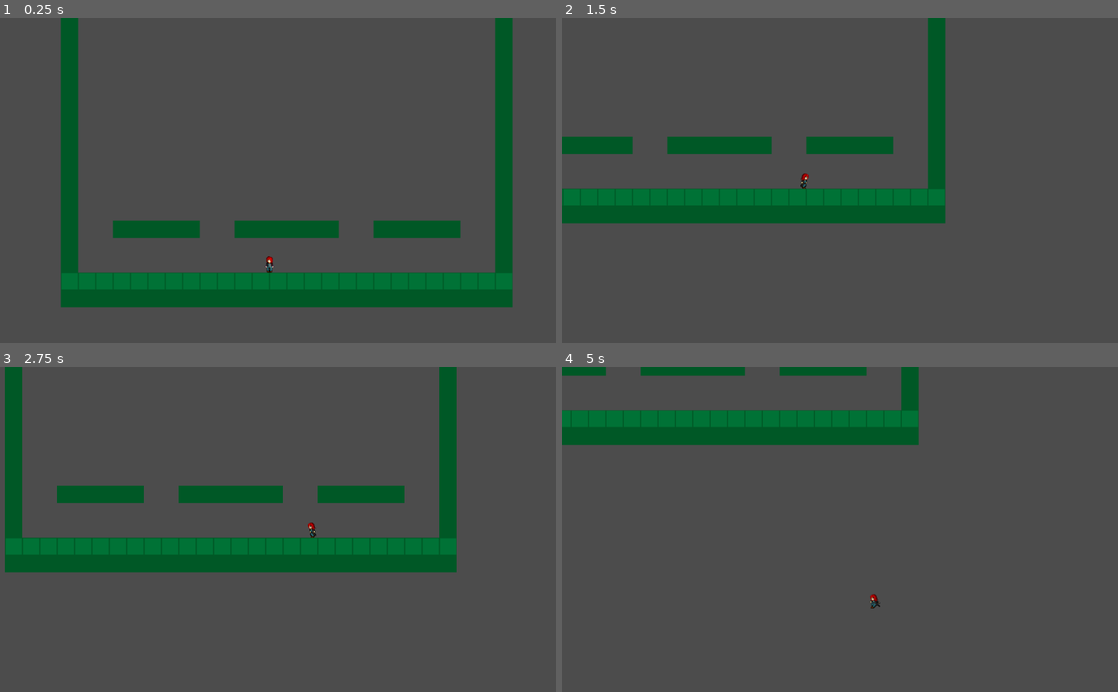
Above: before the commit, frames 1-4 (two rows, left to right).
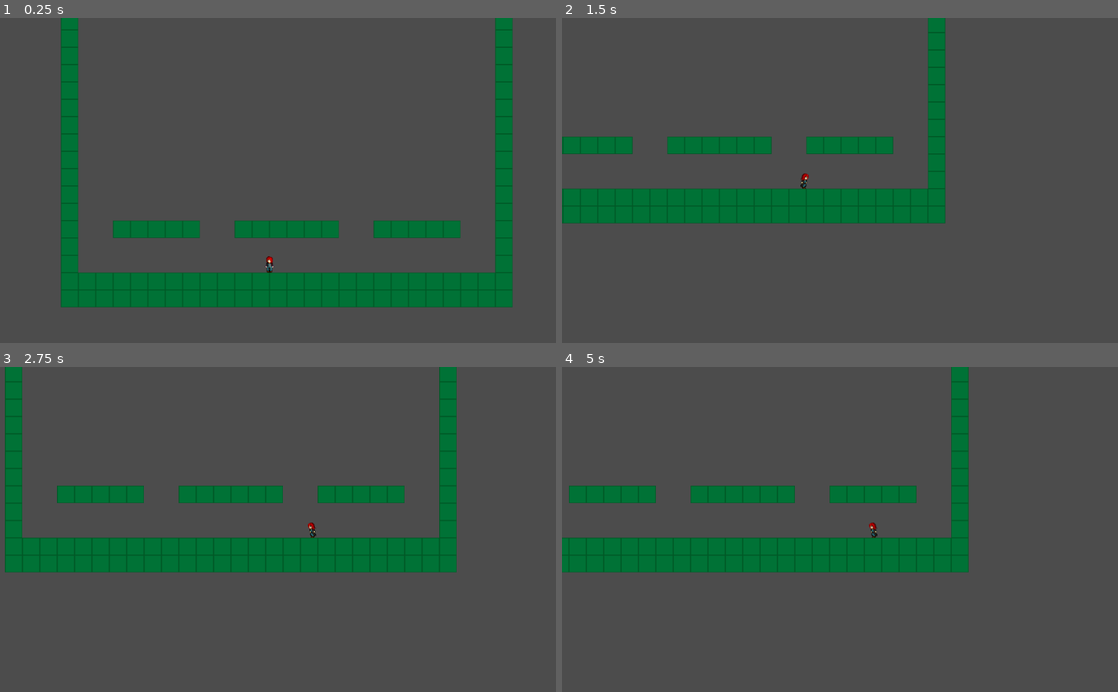
Above: after the commit, the same moments.

Repository: Jantho1990/ld44-janus
Game: Godot game, scene res://screens/MainGame.tscn
The game is run twice, just before and just after one commit, with the same random seed, the same clock (stepped at 60 frames per second) and the same inputs.
Inputs:
- Up to frame 1 (0.25 s): no input
- Up to frame 2 (1.5 s): tap Enter (ui_accept) at 0.5, 0.77 s; hold Right (ui_right) from 0.53 s (still down)
- Up to frame 3 (2.75 s): tap Enter (ui_accept) at 1.52 s; release Right (ui_right) at 2.03 s; hold Left (ui_left) from 2.03 s (still down)
- Up to frame 4 (5 s): release Left (ui_left) at 2.78 s; hold Right (ui_right) 2.78-4.28 s; tap Enter (ui_accept) at 3.02, 3.77, 4.52 s; hold Left (ui_left) from 4.28 s (still down)

The runs differ from the first frame. In frame 1, 9.5% of the frame differs, in the area x 11-92%, y 0-89%; in frame 2, 6.2%; in frame 3, 7.8%; in frame 4, 21%, in the area x 0-74%, y 0-75%.

Commit message:
fixed bug with placeholder tileset

Diff:
--- a/maps/test/TestMap1.tscn
+++ b/maps/test/TestMap1.tscn
@@ -11,5 +11,5 @@
 tile_set = ExtResource( 2 )
 cell_size = Vector2( 32, 32 )
 format = 1
-tile_data = PoolIntArray( -2, 0, 0, -1, 0, 0, -65536, 0, 0,  …(1021 unchanged characters)… 79646, 0, 0, 1114135, 0, 0, 1245182, 0, 65537, 1245183, 0, 65537, 1179648, 0, 65537, 1179649, 0, 65537, 1179650, 0, 65537, 1179651, 0, 65537, 1179652, 0, 65537, 1179653, 0, 65537, 1179654, 0, 65537, 1179655, 0, 65537, 1179656, 0, 65537, 1179657, 0, 65537, 1179658, 0, 65537, 1179659, 0, 65537, 1179660, 0, 65537, 1179661, 0, 65537, 1179662, 0, 65537, 1179663, 0, 65537, 1179664, 0, 65537, 1179665, 0, 65537, 1179666, 0, 65537, 1179667, 0, 65537, 1179668, 0, 65537, 1179669, 0, 65537, 1179670, 0, 65537, 1179671, 0, 65537, 1310718, 0, 0, 1310719, 0, 0, 1245184, …(352 unchanged characters)…
+tile_data = PoolIntArray( -2, 0, 0, -1, 0, 0, -65536, 0, 0,  …(1021 unchanged characters)… 79646, 0, 0, 1114135, 0, 0, 1245182, 0, 0, 1245183, 0, 0, 1179648, 0, 0, 1179649, 0, 0, 1179650, 0, 0, 1179651, 0, 0, 1179652, 0, 0, 1179653, 0, 0, 1179654, 0, 0, 1179655, 0, 0, 1179656, 0, 0, 1179657, 0, 0, 1179658, 0, 0, 1179659, 0, 0, 1179660, 0, 0, 1179661, 0, 0, 1179662, 0, 0, 1179663, 0, 0, 1179664, 0, 0, 1179665, 0, 0, 1179666, 0, 0, 1179667, 0, 0, 1179668, 0, 0, 1179669, 0, 0, 1179670, 0, 0, 1179671, 0, 0, 1310718, 0, 0, 1310719, 0, 0, 1245184, …(352 unchanged characters)…
 script = ExtResource( 3 )
--- a/tilesets/placeholder/Placeholder.tres
+++ b/tilesets/placeholder/Placeholder.tres
@@ -10,7 +10,7 @@
 0/texture = ExtResource( 1 )
 0/tex_offset = Vector2( 0, 0 )
 0/modulate = Color( 1, 1, 1, 1 )
-0/region = Rect2( -32, -32, 64, 64 )
+0/region = Rect2( 0, 0, 32, 32 )
 0/tile_mode = 2
 0/autotile/icon_coordinate = Vector2( 1, 1 )
 0/autotile/tile_size = Vector2( 32, 32 )
@@ -21,7 +21,7 @@
 0/occluder_offset = Vector2( 0, 0 )
 0/navigation_offset = Vector2( 0, 0 )
 0/shapes = [ {
-"autotile_coord": Vector2( 1, 1 ),
+"autotile_coord": Vector2( 0, 0 ),
 "one_way": false,
 "one_way_margin": 1.0,
 "shape": SubResource( 1 ),
